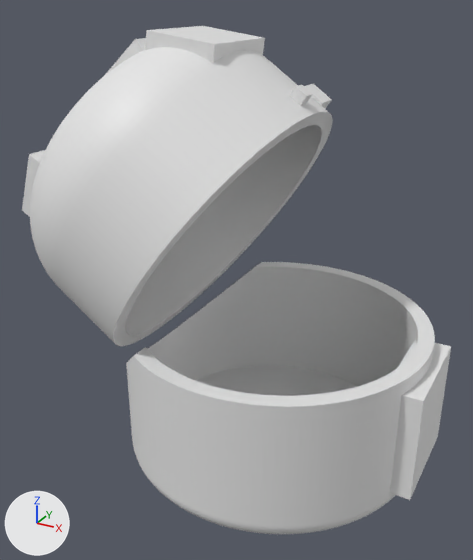
The glTF model MYSAK/MYSAK_04.glb as it was, and as the next commit left it.
Before and after are seen from a 50 mm lens placed at (1.63, -3.51, 4.38), pointed at (-0.3, -0.01, 2.63). Every picture has the same lights, and +X, +Y and +Z are marked at lower left. Where no turn or scale is listed for an object, it has been applied to the vertices. Vertices at the same position are counted once.

The older version as bpy lines, for what is in view:
```python
ob_cube = bpy.data.objects.new('Cube', me_cube_001)
ob_cube.location = (0.102, 0.0, 3.842)
ob_cube_001 = bpy.data.objects.new('Cube.001', me_cube_002)
ob_cube_001.location = (-0.096, 0.634, 3.704)
ob_cube_002 = bpy.data.objects.new('Cube.002', me_cube_003)
ob_cube_002.location = (-0.777, 0.634, 3.937)
ob_cube_005 = bpy.data.objects.new('Cube.005', me_cube_006)
ob_cube_005.location = (0.948, 0.0, 1.968)
ob_cube_006 = bpy.data.objects.new('Cube.006', me_cube_007)
ob_cube_006.location = (-0.506, 0.0, 4.083)
ob_cube_009 = bpy.data.objects.new('Cube.009', me_cube_010)
ob_cube_009.location = (-1.597, 0.0, 3.083)
ob_cube_010 = bpy.data.objects.new('Cube.010', me_cube_011)
ob_cube_010.location = (-0.793, 0.634, 3.923)
ob_cylinder = bpy.data.objects.new('Cylinder', me_cylinder)
ob_cylinder.location = (0.0, 0.0, 2.308)
ob_cylinder_001 = bpy.data.objects.new('Cylinder.001', me_cylinder_001)
ob_cylinder_001.location = (-0.296, 0.0, 2.873)
```
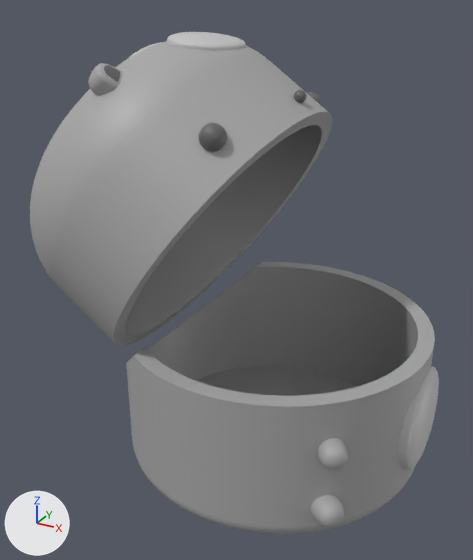
Changed parts and their boxes (x1, y1, x2, y2) in the pictures (473 x 560 px):
'Cylinder', recoloured
    both: (126, 262, 435, 534)
'Cylinder.001', recoloured (white to grey)
    both: (30, 41, 333, 346)
'Cube.005', reshaped (32% narrower, 35% shorter)
    before: (390, 339, 451, 500)
    after: (398, 366, 439, 470)
'Cube.006', reshaped
    before: (146, 26, 265, 64)
    after: (167, 32, 246, 50)
'Cube.001', reshaped
    before: (304, 84, 332, 109)
    after: (199, 92, 321, 152)
'Cube.003', reshaped (not visible before)
    after: (318, 438, 348, 470)
'Cube.002', reshaped (not visible before)
    after: (89, 63, 123, 96)
'Cube.009', reshaped (not visible afterwards)
    before: (22, 150, 45, 217)
'Cube.007', reshaped
    before: (104, 38, 146, 76)
    after: (129, 42, 162, 58)
'Cube', reshaped
    before: (289, 85, 313, 106)
    after: (294, 90, 307, 103)
'Cube.010', reshaped (not visible before)
    after: (104, 65, 120, 82)
part 1 of me_cube_006, added
    after: (398, 366, 439, 470)
part 2 of me_cube_006, deleted
    before: (390, 339, 451, 500)
part 4 of me_cube_002, built on
    before: (304, 84, 332, 109)
    after: (307, 92, 321, 105)
part 5 of me_cube_002, added
    after: (199, 123, 227, 152)
part 8 of me_cube_007, added
    after: (167, 32, 246, 50)
part 9 of me_cube_007, deleted
    before: (146, 26, 265, 64)
part 10 of me_cube_008, added
    after: (129, 42, 162, 58)
part 11 of me_cube_008, deleted
    before: (104, 38, 146, 76)

Diff of the bpy script that builds the scene:
```diff
--- a/MYSAK/MYSAK_04.glb.py
+++ b/MYSAK/MYSAK_04.glb.py
@@ me_cylinder @@
 me_cylinder.from_pydata(...)  # 2506 vertices, 5006 faces; spans x -1.0..1.0, y -1.0..1.0, z -0.86..0.1
+me_cylinder.materials.append(mat_material_002)  # grey #a8a8a8
@@ me_cube_006 @@
-me_cube_006.from_pydata(...)  # 20 vertices, 36 faces; spans x -0.113..0.113, y -0.349..0.349, z -0.349..0.349
+me_cube_006.from_pydata(...)  # 1154 vertices, 2304 faces; spans x -0.108..0.106, y -0.319..0.319, z -0.319..0.319
+# me_cube_006 part 1: 1154 vertices added at x -0.108..0.106, y -0.319..0.319, z -0.319..0.319
+# me_cube_006 part 2: 20 vertices removed from x -0.113..0.113, y -0.349..0.349, z -0.349..0.349
+me_cube_006.materials.append(mat_material_003)  # light grey #c7c7c7
@@ me_cylinder_001 @@
 me_cylinder_001.from_pydata(...)  # 2500 vertices, 4996 faces; spans x -1.32..0.49, y -1.0..1.0, z -0.77..1.27
+me_cylinder_001.materials.append(mat_material_002)  # grey #a8a8a8
@@ me_cube_001 @@
-me_cube_001.from_pydata(...)  # 8 vertices, 12 faces; spans x -0.059..0.059, y -0.0424..0.0424, z -0.059..0.059
+me_cube_001.from_pydata(...)  # 386 vertices, 768 faces; spans x -0.0364..0.0364, y -0.0356..0.0356, z -0.0364..0.0364
+# me_cube_001 part 3: 8 vertices removed from x -0.059..0.059, y -0.0424..0.0424, z -0.059..0.059; 386 vertices added at x -0.0364..0.0364, y -0.0356..0.0356, z -0.0364..0.0364
+me_cube_001.materials.append(mat_material_001)  # dark grey #666666
@@ me_cube_002 @@
-me_cube_002.from_pydata(...)  # 8 vertices, 12 faces; spans x -0.118..0.118, y -0.085..0.085, z -0.118..0.118
+me_cube_002.from_pydata(...)  # 772 vertices, 1536 faces; spans x -0.073..0.073, y -1.339..0.071, z -0.073..0.073
+# me_cube_002 part 4: 8 vertices removed from x -0.118..0.118, y -0.085..0.085, z -0.118..0.118; 386 vertices added at x -0.073..0.073, y -0.071..0.071, z -0.073..0.073
+# me_cube_002 part 5: 386 vertices added at x -0.073..0.073, y -1.339..-1.197, z -0.073..0.073
+me_cube_002.materials.append(mat_material_001)  # dark grey #666666
@@ me_cube_003 @@
-me_cube_003.from_pydata(...)  # 12 vertices, 20 faces; spans x -0.143..0.143, y -0.119..0.119, z -0.145..0.145
+me_cube_003.from_pydata(...)  # 2052 vertices, 4096 faces; spans x -0.081..0.121, y -1.348..0.08, z -0.113..0.095
+# me_cube_003 part 6: 1026 vertices added at x -0.081..0.121, y -1.348..-1.154, z -0.113..0.095
+me_cube_003.materials.append(mat_material_002)  # grey #a8a8a8
@@ me_cube_011 @@
-me_cube_011.from_pydata(...)  # 12 vertices, 20 faces; spans x 0.0165..0.1258, y -0.0738..0.0708, z 0.0082..0.1258
+me_cube_011.from_pydata(...)  # 1284 vertices, 2560 faces; spans x 0.0398..0.1142, y -1.3124..0.0443, z 0.0202..0.1011
+# me_cube_011 part 7: 642 vertices added at x 0.0398..0.1142, y -1.3124..-1.2043, z 0.0202..0.1011
+me_cube_011.materials.append(mat_material_001)  # dark grey #666666
@@ me_cube_007 @@
-me_cube_007.from_pydata(...)  # 20 vertices, 36 faces; spans x -0.231..0.231, y -0.302..0.302, z -0.102..0.102
+me_cube_007.from_pydata(...)  # 1154 vertices, 2304 faces; spans x -0.209..0.207, y -0.277..0.277, z -0.084..0.08
+# me_cube_007 part 8: 1154 vertices added at x -0.209..0.207, y -0.277..0.277, z -0.084..0.08
+# me_cube_007 part 9: 20 vertices removed from x -0.231..0.231, y -0.302..0.302, z -0.102..0.102
+me_cube_007.materials.append(mat_material_003)  # light grey #c7c7c7
@@ me_cube_008 @@
-me_cube_008.from_pydata(...)  # 20 vertices, 36 faces; spans x -0.191..0.191, y -0.266..0.266, z -0.178..0.178
+me_cube_008.from_pydata(...)  # 1154 vertices, 2304 faces; spans x -0.157..0.163, y -0.244..0.244, z -0.149..0.143
+# me_cube_008 part 10: 1154 vertices added at x -0.157..0.163, y -0.244..0.244, z -0.149..0.143
+# me_cube_008 part 11: 20 vertices removed from x -0.191..0.191, y -0.266..0.266, z -0.178..0.178
+me_cube_008.materials.append(mat_material_003)  # light grey #c7c7c7
@@ me_cube_010 @@
-me_cube_010.from_pydata(...)  # 34 vertices, 64 faces; spans x -0.373..0.193, y -0.234..0.234, z -0.321..0.433
+me_cube_010.from_pydata(...)  # 2306 vertices, 4608 faces; spans x -0.304..0.174, y -0.234..0.234, z -0.295..0.411
+# me_cube_010 part 12: 34 vertices removed from x -0.373..0.193, y -0.234..0.234, z -0.321..0.433; 2306 vertices added at x -0.304..0.174, y -0.234..0.234, z -0.295..0.411
+me_cube_010.materials.append(mat_material_004)  # grey #969696
@@ me_cube_004 @@
-me_cube_004.from_pydata(...)  # 12 vertices, 20 faces; spans x -0.124..0.113, y -0.108..0.129, z -0.085..0.085
+me_cube_004.from_pydata(...)  # 1284 vertices, 2560 faces; spans x -0.101..0.074, y -1.593..0.09, z -0.077..0.077
+# me_cube_004 part 13: 642 vertices added at x -0.101..0.074, y -1.593..-1.418, z -0.077..0.077
+me_cube_004.materials.append(mat_material_002)  # grey #a8a8a8
```
